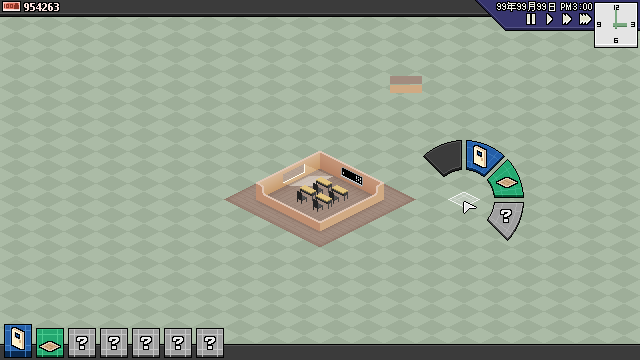
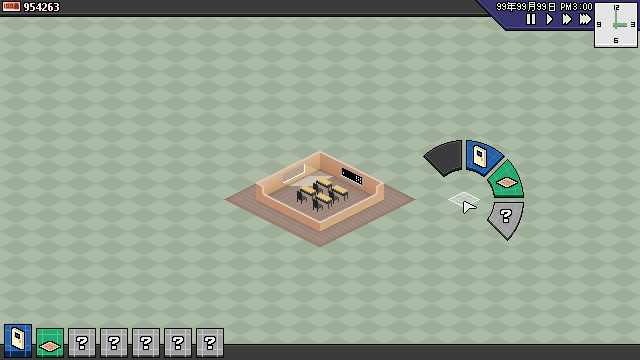
Comparing the layer stacks of the two 640 × 360 images. Changes:
hid "color" over [390, 76, 422, 93]
